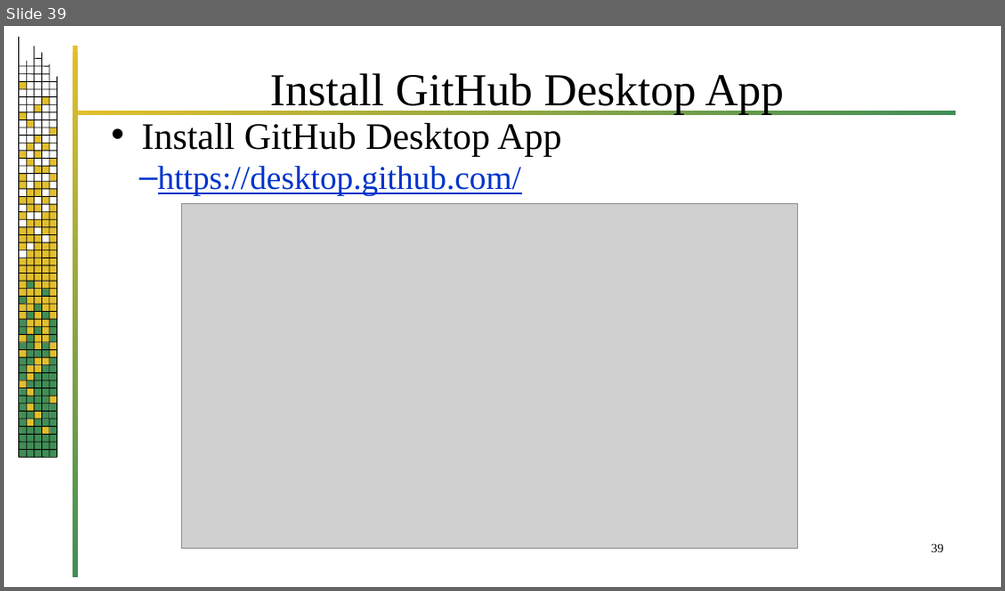
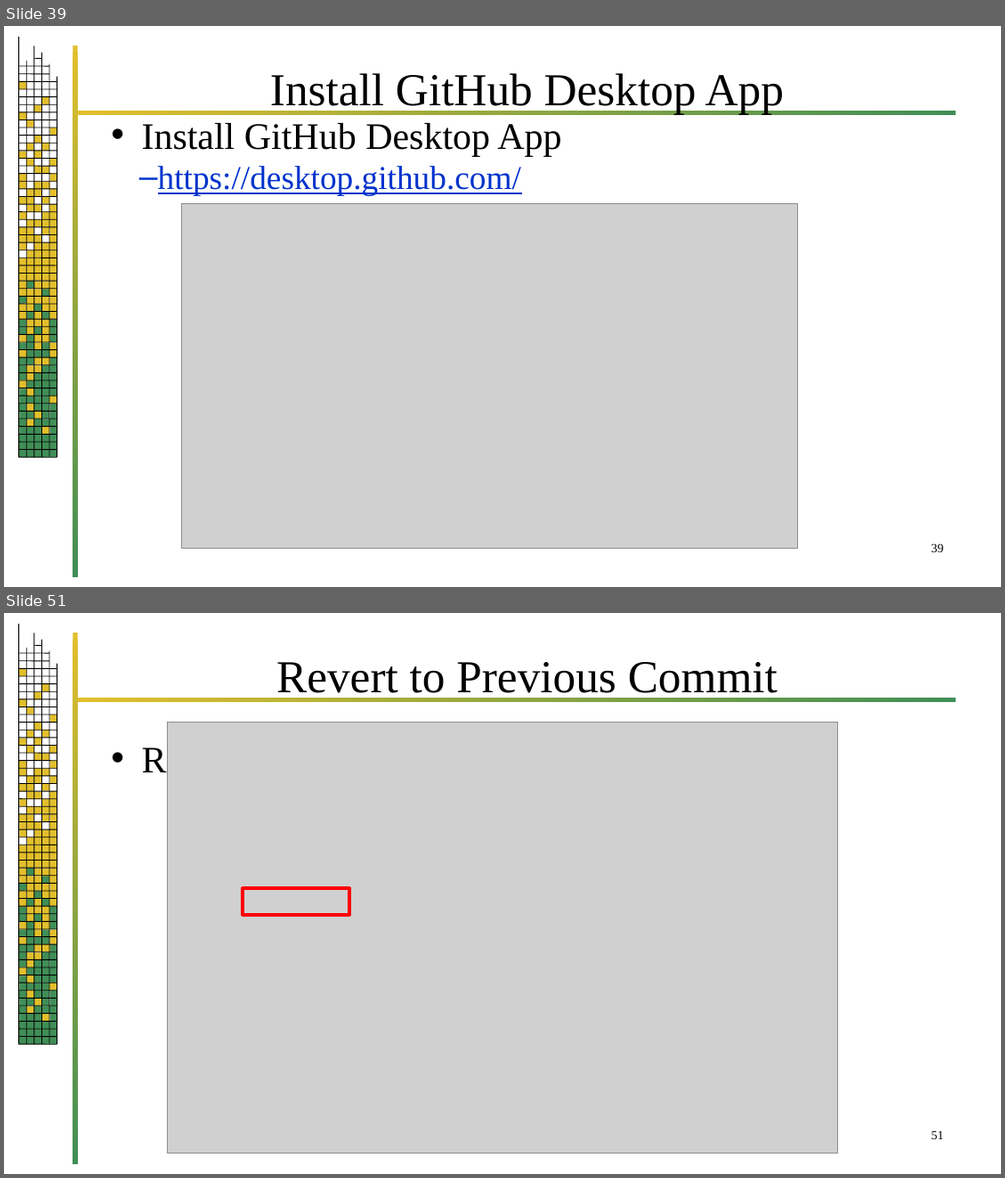
Before and after one commit to jrb28/git, a slide deck: 26bGit.pptx. Shown one above the other, each under a label of ours: slide 39 before the commit, slides 39 and 51 after it; the slides between them are not shown. The pictures are 1005x591 and 1005x1178 pixels, drawn with LibreOffice and Linux fonts; fonts in the diff are those of the drawing; grey boxes stand for pictures; background and template pictures are left out. Boxes give left, top, right and bottom in pixels: in the first picture for what was removed or moved away, otherwise in the second. Text is boxed around its words. In the diff, an @@ line names an element or a change of style, - is before the commit and + after.

```diff
--- a/26bGit.pptx
+++ b/26bGit.pptx
@@ slide 51 added at [4, 613, 1001, 1174], background #FFFFFF; not listed: 220 template elements that a slide beside it also shows @@
@@ title added at [276, 662, 777, 701], 44 pt, text #000000 @@
+Revert to Previous Commit
@@ text added at [142, 743, 225, 779], 36 pt, text #000000 @@
+• Right click
@@ picture added at [168, 722, 838, 1152] @@
@@ rectangle added at [243, 888, 349, 915], outline #FF0000 3 pt @@
@@ page number added at [931, 1130, 944, 1139], 12 pt, text #000000 @@
+51
```
Also in this commit, not shown: 12 slides changed, 14 other slides added.
